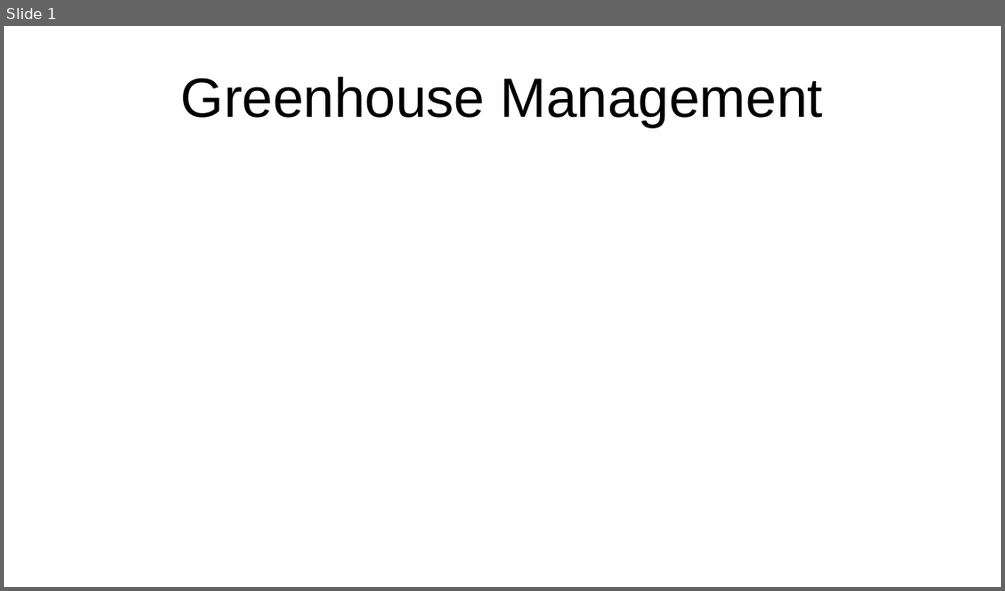
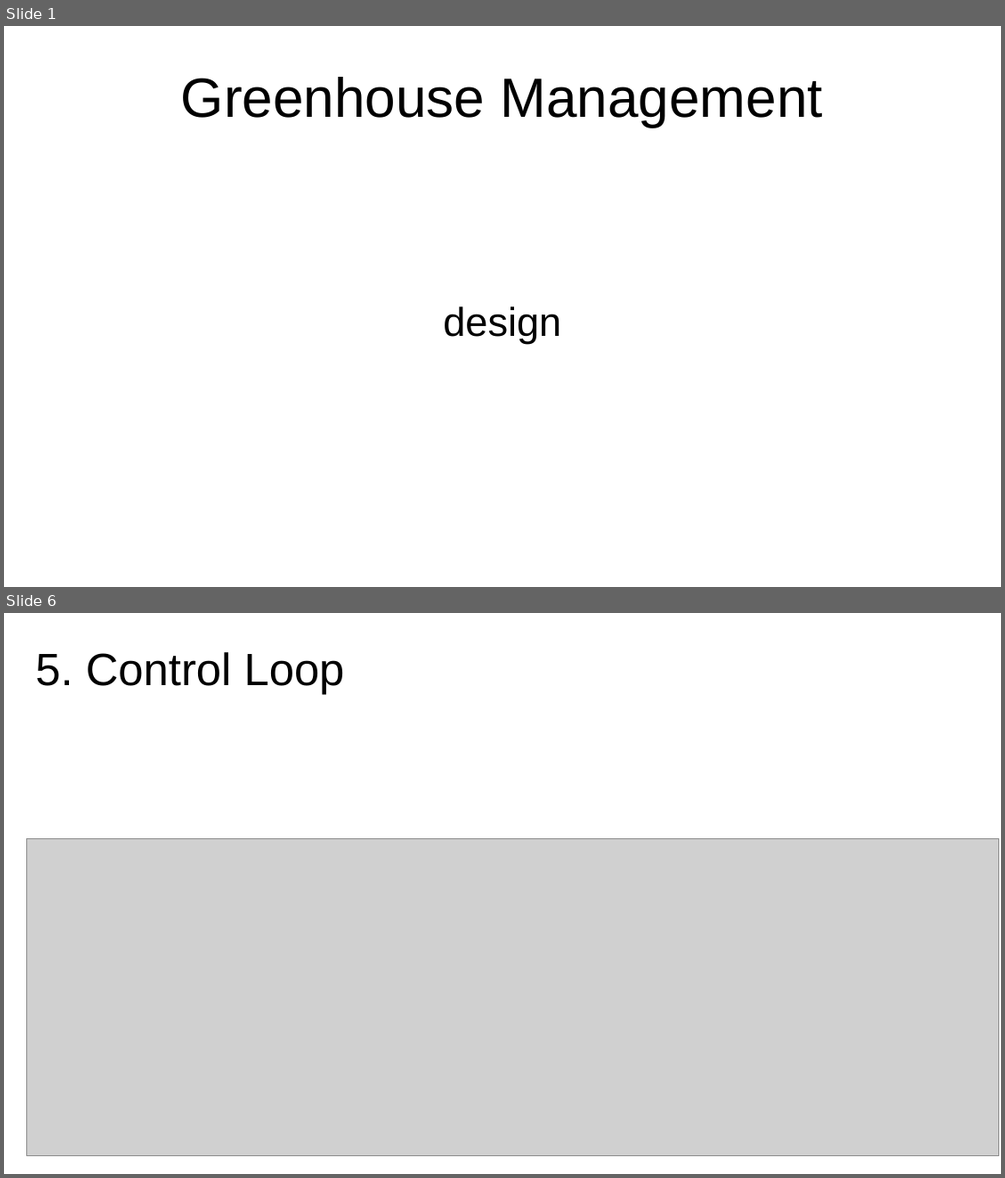
Before and after one commit to kaloyanMilev13/GreenHouse, a slide deck: doc/design/design_presentation.odp. Shown one above the other, each under a label of ours: slide 1 before the commit, slides 1 and 6 after it; the slides between them are not shown. The pictures are 1005x591 and 1005x1178 pixels, drawn with LibreOffice and Linux fonts; fonts in the diff are those of the drawing; grey boxes stand for pictures. Boxes give left, top, right and bottom in pixels: in the first picture for what was removed or moved away, otherwise in the second. Text is boxed around its words. In the diff, an @@ line names an element or a change of style, - is before the commit and + after.

```diff
--- a/doc/design/design_presentation.odp
+++ b/doc/design/design_presentation.odp
@@ slide 6 added at (4, 613, 1001, 1174), background #FFFFFF @@
@@ text added at (35, 652, 345, 694), 36 pt, text #000000 @@
+5. Control Loop
@@ picture added at (26, 839, 999, 1156) @@
@@ slide 1 changed as well @@
@@ subtitle added at (443, 306, 561, 343), 32 pt, text #000000 @@
+design
```
Also in this commit, not shown: 6 other slides added, 1 slide removed, 4 other files.
